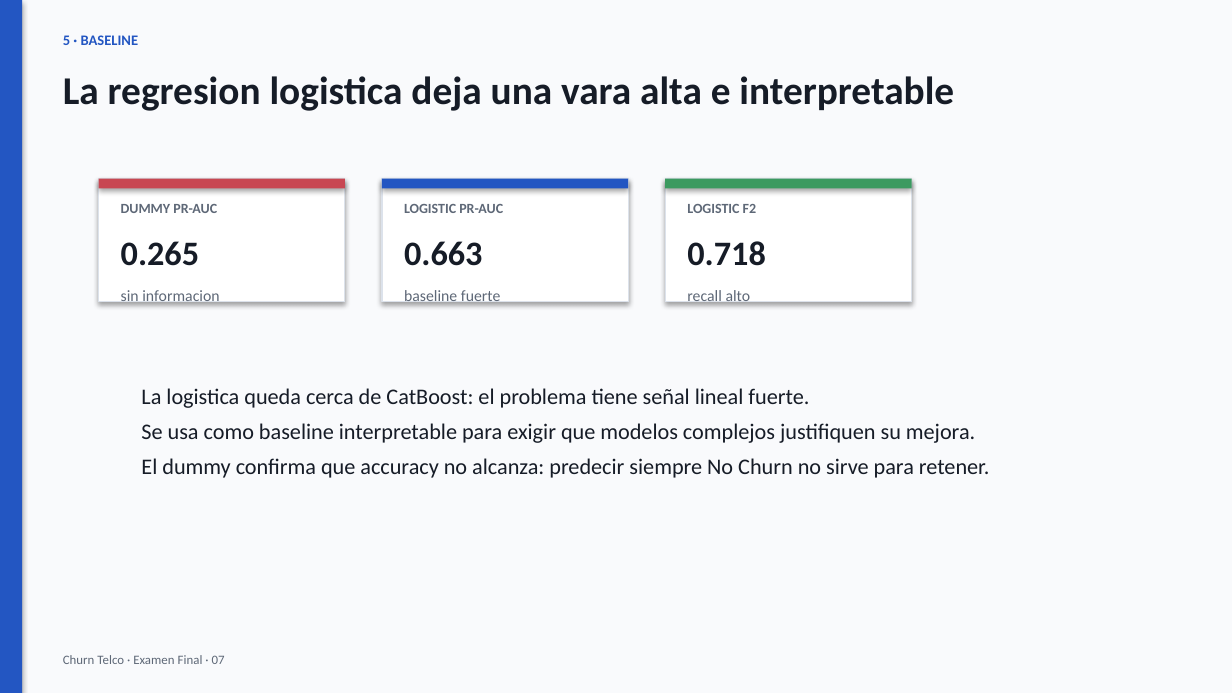
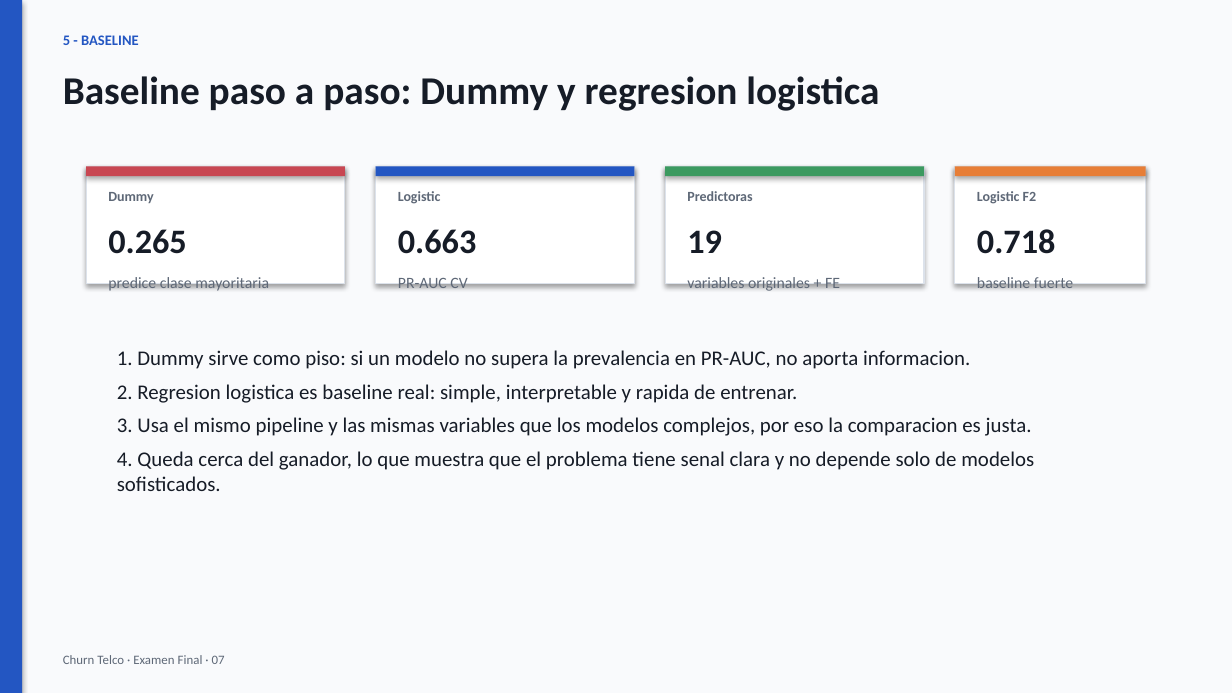
Before and after one commit to matigold22/Final_Predictiva, a slide deck: slide 7 of presentation/final/Presentacion_Final_Churn_Redesign.pptx. Drawn at 1232x693 pixels with LibreOffice and Linux fonts; fonts in the diff are those of the drawing. Boxes give left, top, right and bottom in pixels: in the first picture for what was removed or moved away, otherwise in the second. Text is boxed around its words. In the diff, an @@ line names an element or a change of style, - is before the commit and + after.

```diff
--- a/presentation/final/Presentacion_Final_Churn_Redesign.pptx
+++ b/presentation/final/Presentacion_Final_Churn_Redesign.pptx
@@ text at (63,35,139,45): text changed @@
-5 · BASELINE
+5 - BASELINE
@@ text at (63,76,879,111): text changed @@
-La regresion logistica deja una vara alta e interpretable
+Baseline paso a paso: Dummy y regresion logistica
@@ rectangle: place and size @@
-rectangle at (99,179,345,188)
+rectangle at (86,166,345,176)
@@ rectangle: place and size @@
-rectangle at (99,179,345,302)
+rectangle at (86,166,345,283)
@@ rectangle: place and size @@
-rectangle at (382,179,628,188)
+rectangle at (376,166,634,176)
@@ rectangle: place and size @@
-rectangle at (382,179,628,302)
+rectangle at (376,166,634,283)
@@ rectangle: place and size @@
-rectangle at (665,179,912,188)
+rectangle at (665,166,924,176)
@@ rectangle: place and size @@
-rectangle at (665,179,912,302)
+rectangle at (665,166,924,283)
@@ rectangle added at (955,166,1146,283), fill #FFFFFF, outline #DCE2EB 0.75 pt @@
@@ rectangle added at (955,166,1146,176), fill #E77E37 @@
@@ text at (108,192,153,203): text changed @@
-DUMMY PR-AUC
+Dummy
@@ text at (398,191,441,204): text changed @@
-LOGISTIC PR-AUC
+Logistic
@@ text added at (687,191,752,201), 8.2 pt, text #5E6877, bold @@
+Predictoras
@@ text at (977,191,1036,204): text changed @@
-LOGISTIC F2
+Logistic F2
@@ text "0.265": place and size @@
-text "0.265" at (121,241,199,266)
+text "0.265" at (108,229,186,254)
@@ text "0.663": place and size @@
-text "0.663" at (404,241,482,266)
+text "0.663" at (398,229,476,254)
@@ text added at (687,230,722,253), 20 pt, text #161C27, bold @@
+19
@@ text "0.718": place and size @@
-text "0.718" at (687,241,765,266)
+text "0.718" at (977,229,1055,254)
@@ text at (108,277,269,291): text changed @@
-sin informacion
+predice clase mayoritaria
@@ text added at (398,278,467,288), 9.2 pt, text #5E6877 @@
+PR-AUC CV
@@ text at (687,277,840,291): text changed @@
-recall alto
+variables originales + FE
@@ text "baseline fuerte" rewrapped from (404,290,500,305) to (977,277,1073,288) @@
@@ text added at (117,350,1034,491), 12.2 pt, text #161C27 @@
+1. Dummy sirve como piso: si un modelo no supera la prevalencia en PR-AUC, no aporta informacion.
+2. Regresion logistica es baseline real: simple, interpretable y rapida de entrenar.
+3. Usa el mismo pipeline y las mismas variables que los modelos complejos, por eso la comparacion es justa.
+4. Queda cerca del ganador, lo que muestra que el problema tiene senal clara y no depende solo de modelos sofisticados.
@@ text removed at (141,388,989,478) @@
-La logistica queda cerca de CatBoost: el problema tiene señal lineal fuerte.
-Se usa como baseline interpretable para exigir que modelos complejos justifiquen su mejora.
-El dummy confirma que accuracy no alcanza: predecir siempre No Churn no sirve para retener.
```
Also in this commit, not shown: 9 other slides changed, 2 slides added, 2 slides removed, 5 other files.
